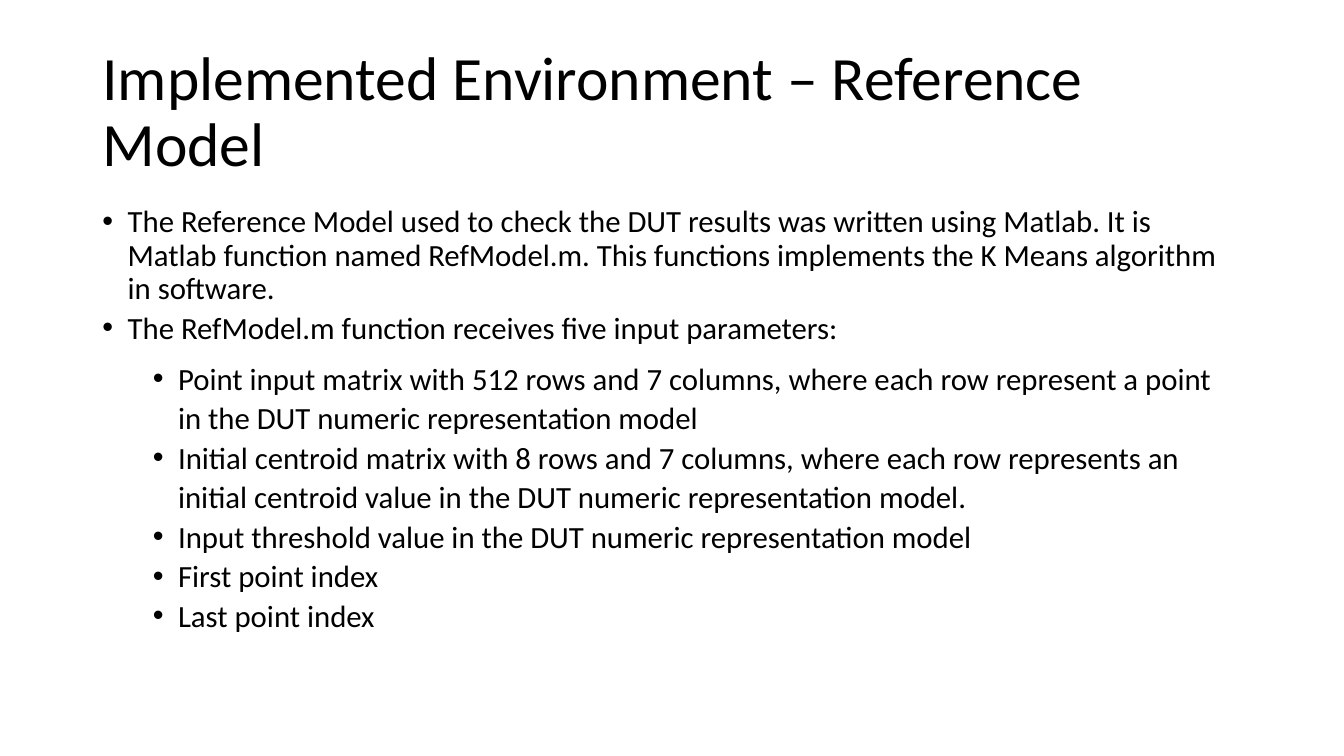
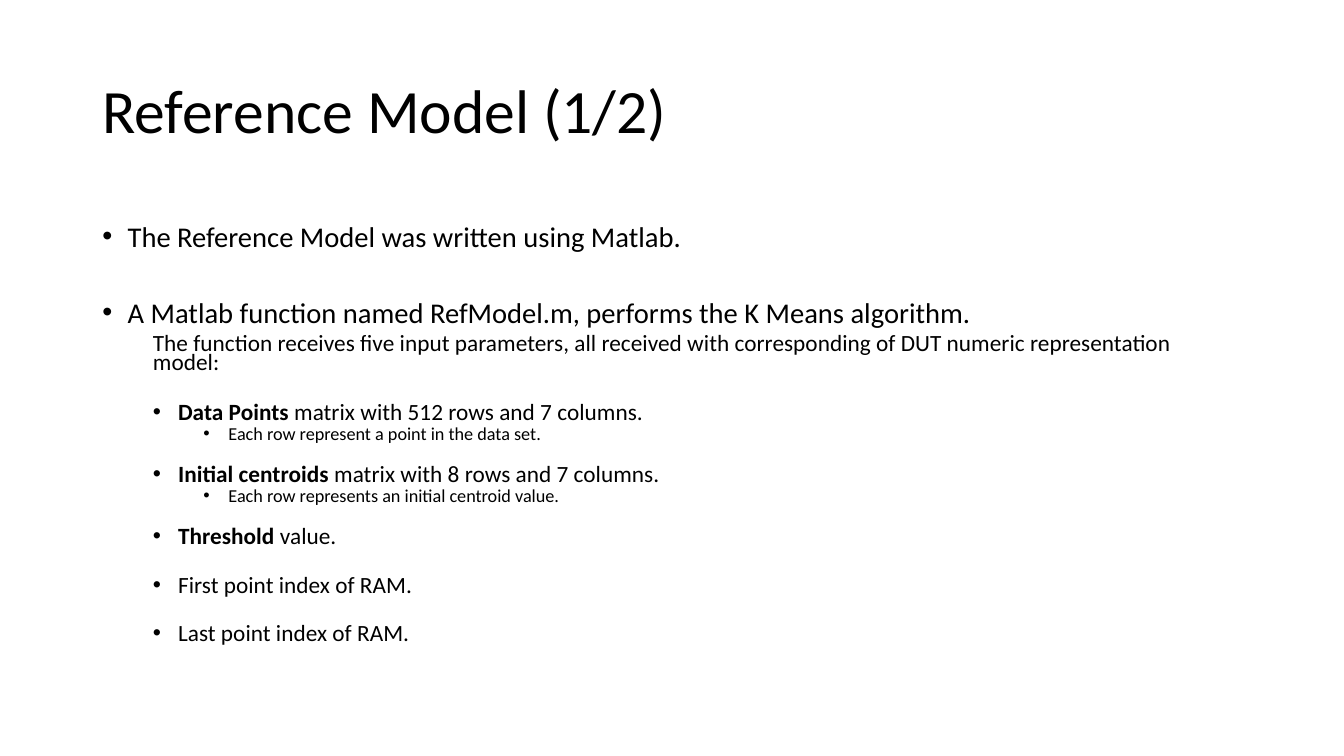
Before and after one commit to liotahuf/UVM_project, a slide deck: slide 22 of Final presentation 3.pptx. Drawn at 1344x756 pixels with LibreOffice and Linux fonts; fonts in the diff are those of the drawing. Boxes give left, top, right and bottom in pixels: in the first picture for what was removed or moved away, otherwise in the second. Text is boxed around its words. In the diff, an @@ line names an element or a change of style, - is before the commit and + after.

```diff
--- a/Final presentation 3.pptx
+++ b/Final presentation 3.pptx
@@ title at (102,88,666,142): text changed @@
-Implemented Environment – Reference Model
+Reference Model (1/2)
@@ text at (128,227,1170,645): text changed; size 22 to 16.6 pt @@
-• The Reference Model used to check the DUT results was written using Matlab. It is Matlab function named RefModel.m. This functions implements the K Means algorithm in software.
-• The RefModel.m function receives five input parameters:
-  • Point input matrix with 512 rows and 7 columns, where each row represent a point in the DUT numeric representation model
-  • Initial centroid matrix with 8 rows and 7 columns, where each row represents an initial centroid value in the DUT numeric representation model.
-  • Input threshold value in the DUT numeric representation model
-  • First point index
-  • Last point index
+• The Reference Model was written using Matlab.
+• A Matlab function named RefModel.m, performs the K Means algorithm.
+  The function receives five input parameters, all received with corresponding of DUT numeric representation model:
+  • Data Points matrix with 512 rows and 7 columns.
+    • Each row represent a point in the data set.
+  • Initial centroids matrix with 8 rows and 7 columns.
+    • Each row represents an initial centroid value.
+  • Threshold value.
+  • First point index of RAM.
+  • Last point index of RAM.
```
Also in this commit, not shown: 21 other slides changed.
